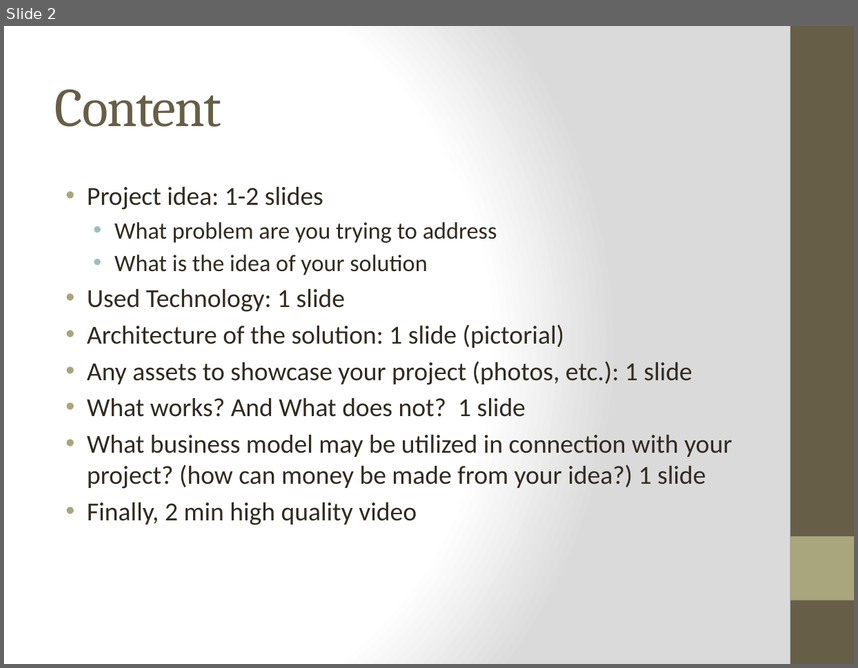
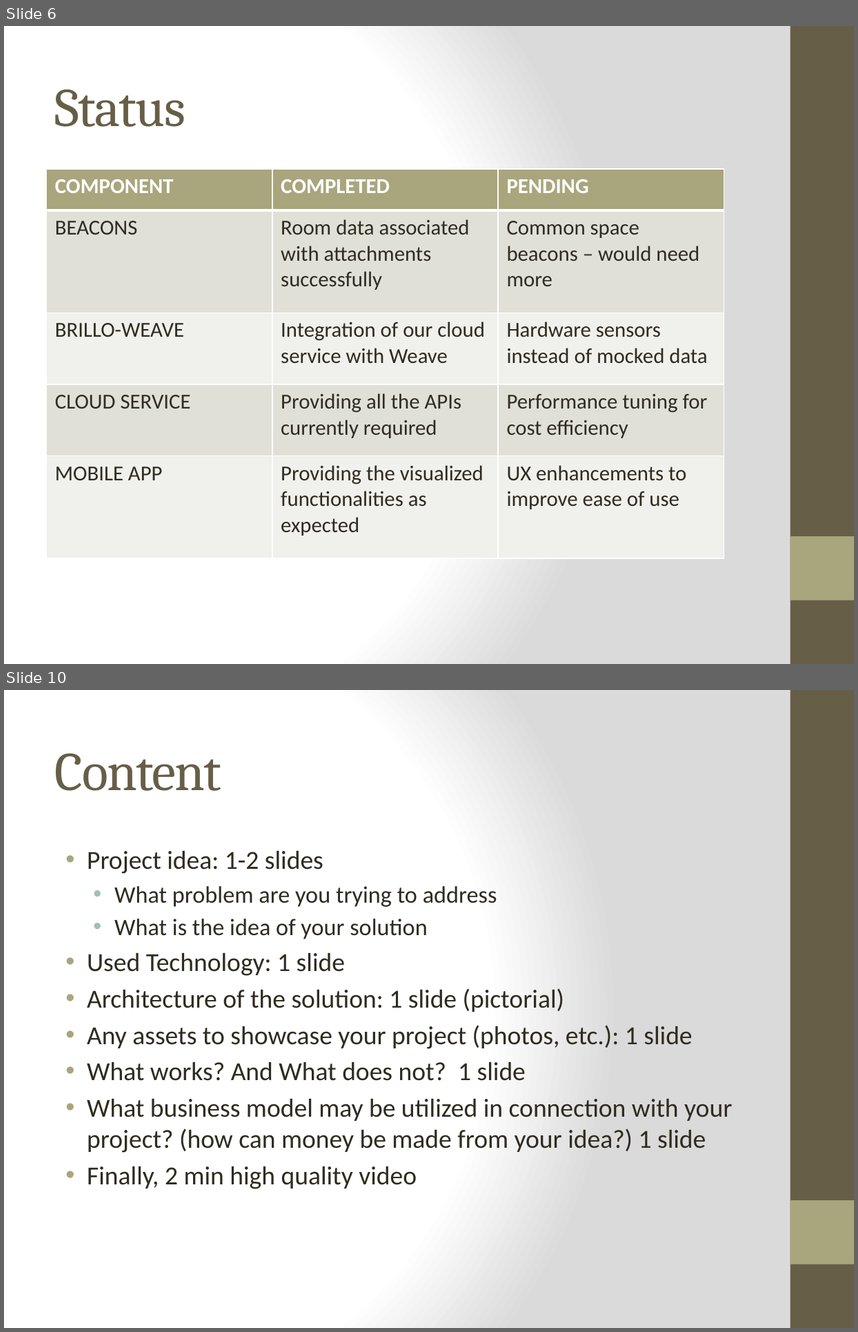
Before and after one commit to IoThingers/TermProject, a slide deck: FinalPresentation.pptx. Shown one above the other, each under a label of ours: slide 2 before the commit, slides 6 and 10 after it; the slides between them are not shown. The pictures are 858x668 and 858x1332 pixels, drawn with LibreOffice and Linux fonts; fonts in the diff are those of the drawing; background and template pictures are left out. Boxes give left, top, right and bottom in pixels: in the first picture for what was removed or moved away, otherwise in the second. Text is boxed around its words. In the diff, an @@ line names an element or a change of style, - is before the commit and + after.

```diff
--- a/FinalPresentation.pptx
+++ b/FinalPresentation.pptx
@@ slide 6 added at (x1=4, y1=26, x2=854, y2=664), background gradient #FFFFFF to #DADADA; not listed: 2 template elements that a slide beside it also shows @@
@@ title added at (x1=55, y1=89, x2=185, y2=127), 46 pt, text #675E47 @@
+Status
@@ table added at (x1=47, y1=169, x2=725, y2=558), 5 rows, 3 columns @@
+COMPONENT | COMPLETED | PENDING
+BEACONS | Room data associated with attachments successfully | Common space beacons – would need more
+BRILLO-WEAVE | Integration of our cloud service with Weave | Hardware sensors instead of mocked data
+CLOUD SERVICE | Providing all the APIs currently required | Performance tuning for cost efficiency
+MOBILE APP | Providing the visualized functionalities as expected | UX enhancements to improve ease of use
@@ what was slide 2 is now slide 10 @@
```
Also in this commit, not shown: 8 other slides added, 1 slide removed.
